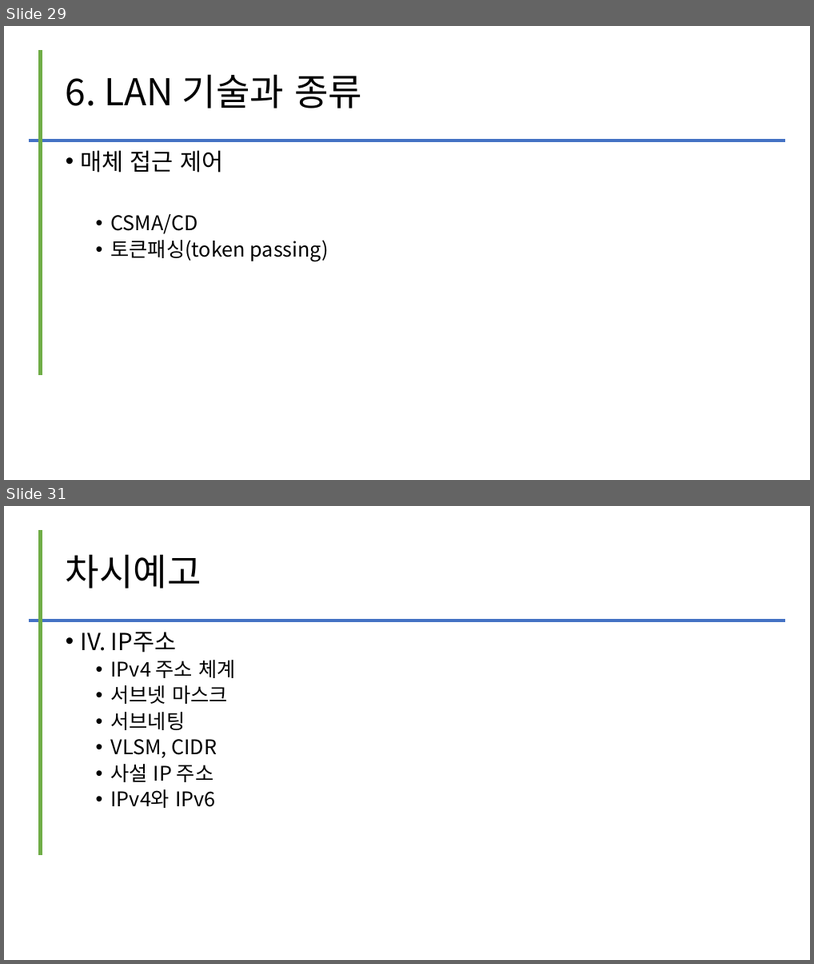
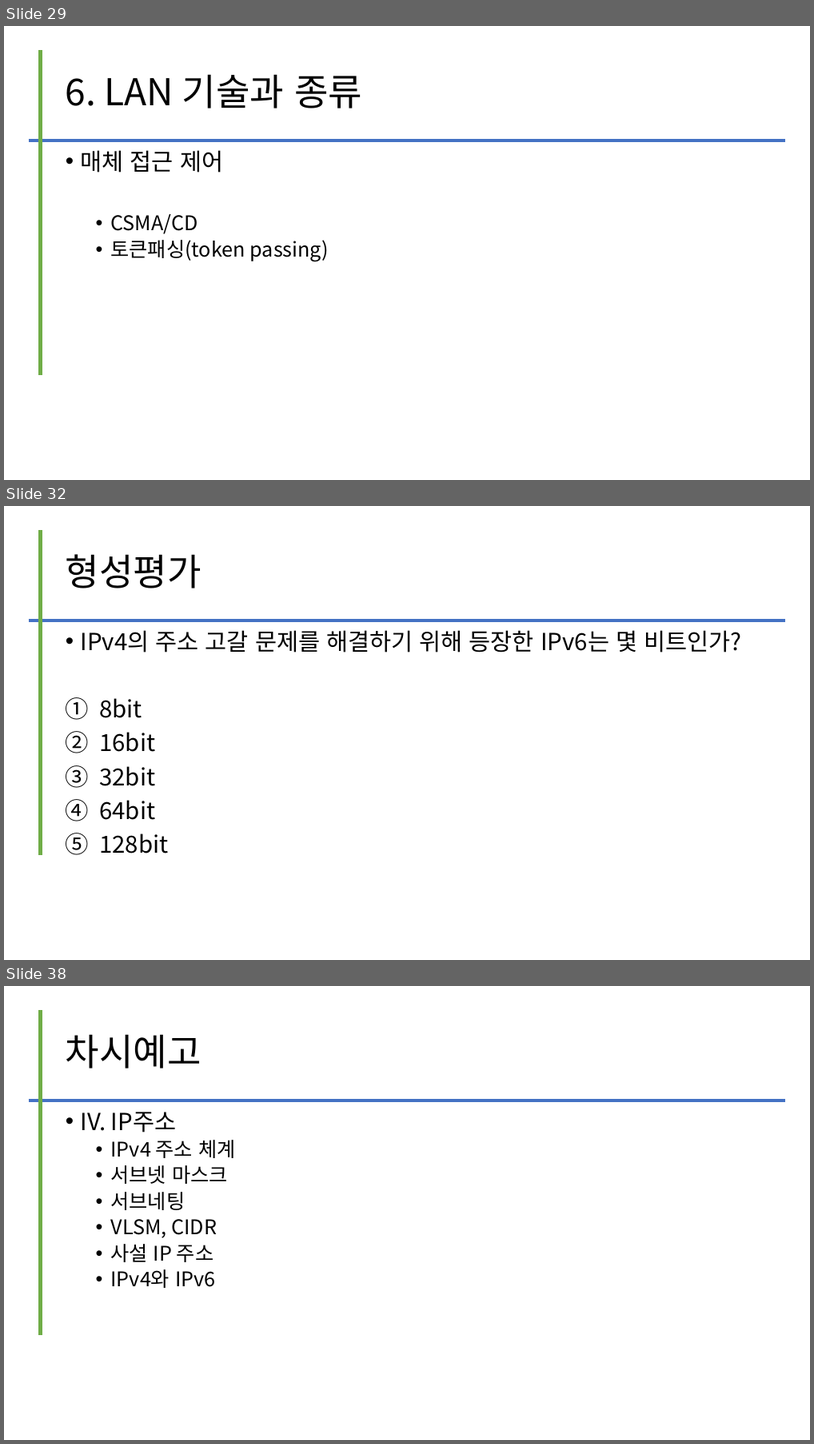
Before and after one commit to kig2929kig/2025-1-network, a slide deck: 컴퓨터 네트워크 - III. LAN.pptx. Shown one above the other, each under a label of ours: slides 29 and 31 before the commit, slides 29, 32 and 38 after it; the slides between them are not shown. The pictures are 814x964 and 814x1444 pixels, drawn with LibreOffice and Linux fonts; fonts in the diff are those of the drawing. Boxes give left, top, right and bottom in pixels: in the first picture for what was removed or moved away, otherwise in the second. Text is boxed around its words. In the diff, an @@ line names an element or a change of style, - is before the commit and + after.

```diff
--- a/컴퓨터 네트워크 - III. LAN.pptx
+++ b/컴퓨터 네트워크 - III. LAN.pptx
@@ slide 32 added at bbox=[4, 506, 810, 960], background #FFFFFF @@
@@ line added from (41, 530) to (41, 855), #70AD47 4.5 pt @@
@@ title added at bbox=[66, 554, 202, 588], 44 pt, text #000000 @@
+형성평가
@@ line added from (28, 620) to (786, 620), #4472C4 4.5 pt @@
@@ text added at bbox=[81, 630, 742, 853], 28 pt, text #000000 @@
+• IPv4의 주소 고갈 문제를 해결하기 위해 등장한 IPv6는 몇 비트인가?
+1. 8bit
+2. 16bit
+3. 32bit
+4. 64bit
+5. 128bit
@@ what was slide 31 is now slide 38 @@
```
Also in this commit, not shown: 1 slide changed, 6 other slides added, 1 slide removed.
